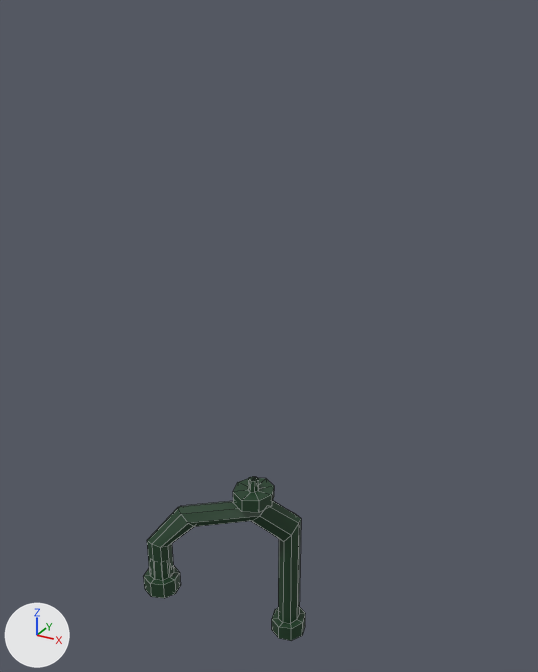
What one commit did to the FBX model nordicGameJam2015/Assets/Graphics/props/faucetSpout_mdl.fbx.
Both versions are drawn from a camera (50 mm lens) standing at (3.55, 3.65, 6.84) and looking at (1.56, 7.27, 5.03). Arrows for +X, +Y and +Z are at lower left; the lights stay in place. Mesh edges are drawn as thin lines. Where no turn or scale is listed for an object, it has been applied to the vertices.
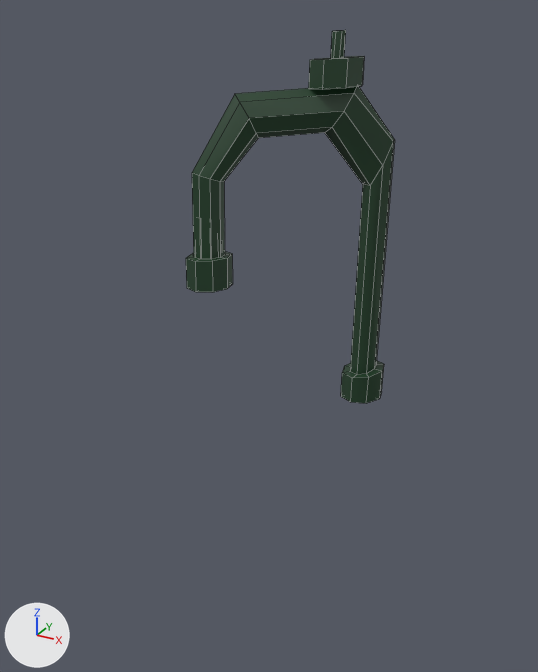
Location of each change, (x1, y1, x2, y2) in pixels of the pictures (538 x 672 px; the box of a moved part takes in the faces that stretch with it):
'polySurface6', reshaped (30% wider, 127% taller): before (144, 477, 305, 641); after (186, 30, 395, 403)
part 1 of me_mesh, moved or reshaped: before (233, 477, 274, 513); after (309, 30, 364, 89)
part 2 of me_mesh, moved or reshaped: before (144, 501, 305, 641); after (186, 86, 395, 403)

The change, as a diff of the scene's bpy script:
```diff
--- a/nordicGameJam2015/Assets/Graphics/props/faucetSpout_mdl.fbx.py
+++ b/nordicGameJam2015/Assets/Graphics/props/faucetSpout_mdl.fbx.py
@@ me_mesh @@
 # used by ob_polysurface6; location = (1.292, 7.077, 3.171)
-me_mesh.from_pydata(...)  # 138 vertices, 136 faces; spans x -0.445..0.494, y -0.367..0.417, z -0.497..0.833
+me_mesh.from_pydata(...)  # 138 vertices, 136 faces; spans x 0.027..0.964, y -0.367..0.417, z 1.56..3.58
+# me_mesh part 1: the loose piece of 34 vertices spanning x 0.043..0.312, y -0.005..0.291, z 0.662..0.833 is multiplied about its middle by the matrix ((1.004, 0.0, 0.029), (0.0, 1.0, 0.0), (0.072, 0.0, 1.52)), then moved by (0.499, 0.0, 2.7)
+# me_mesh part 2: 104 of 138 vertices moved; they spanned x -0.445..0.494, y -0.367..0.417, z -0.497..0.665 and now span x 0.027..0.964, y -0.367..0.417, z 1.56..3.328; mean shift (0.477, 0.0, 2.33); largest move (0.263, 0.208, 0.665) -> (0.76, 0.208, 3.328)
 me_mesh.materials.append(mat_lambert5)
```
